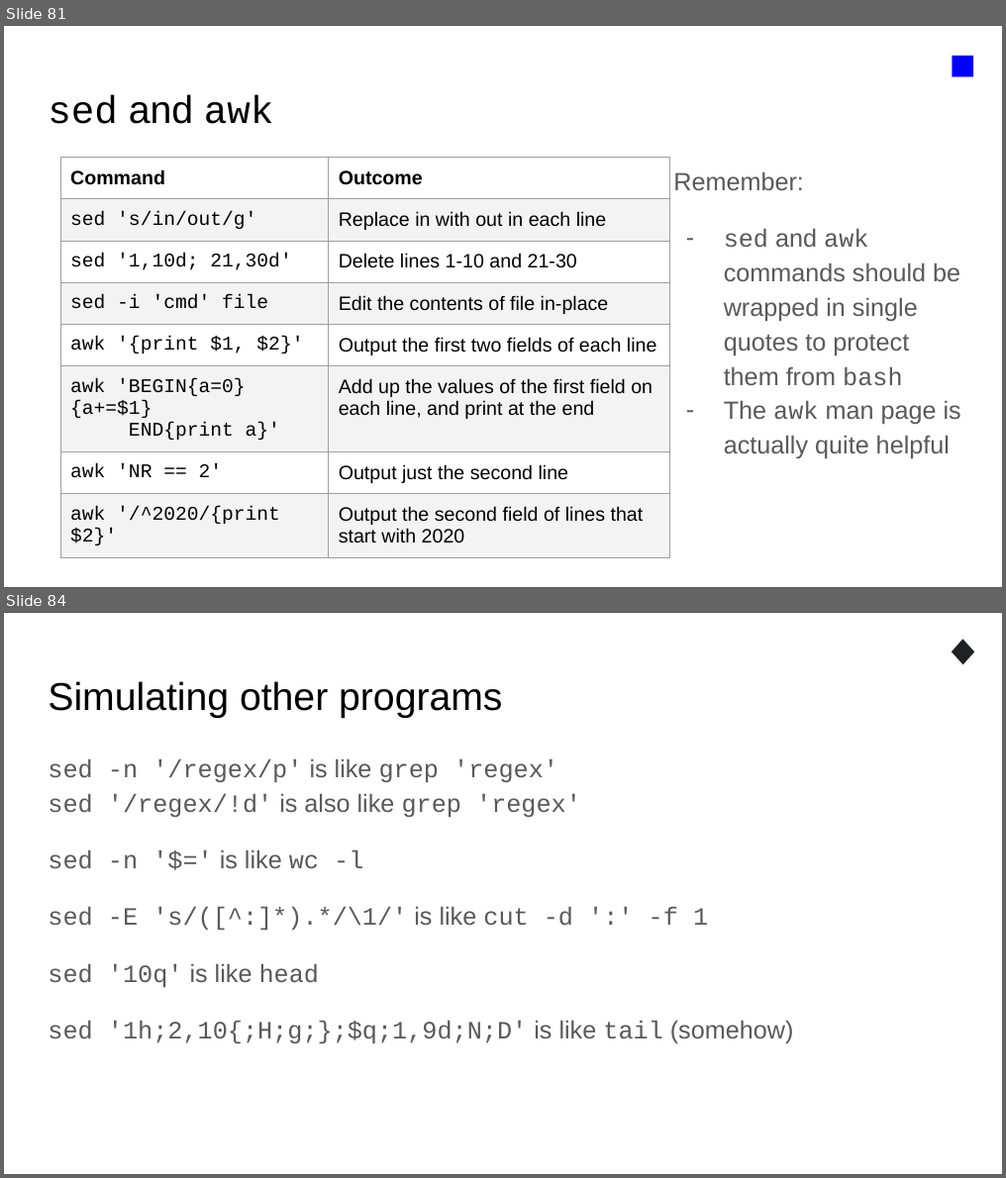
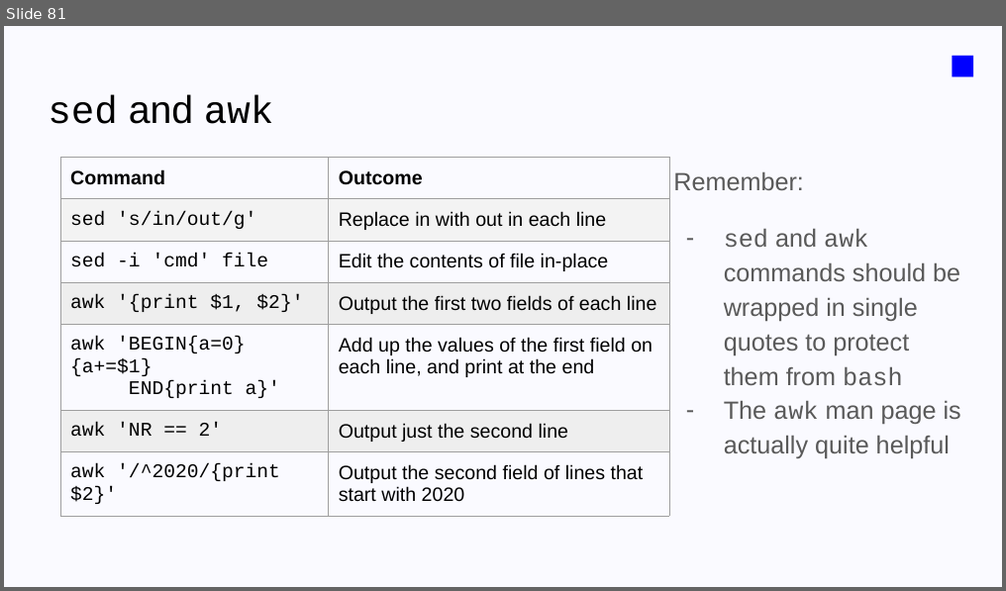
Before and after one commit to itlfiles/docs, a slide deck: Intro to Linux.pptx. Shown one above the other, each under a label of ours: slides 81 and 84 before the commit, slide 81 after it; the slides between them are not shown. The pictures are 1006x1178 and 1006x591 pixels, drawn with LibreOffice and Linux fonts; fonts in the diff are those of the drawing. Boxes give left, top, right and bottom in pixels: in the first picture for what was removed or moved away, otherwise in the second. Text is boxed around its words. In the diff, an @@ line names an element or a change of style, - is before the commit and + after.

```diff
--- a/Intro to Linux.pptx
+++ b/Intro to Linux.pptx
@@ slide 84 removed at bbox=[4, 613, 1002, 1174], background #FFFFFF @@
@@ text removed at bbox=[923, 613, 1002, 687] @@
-◆
@@ title removed at bbox=[48, 681, 502, 718] @@
-Simulating other programs
@@ text removed at bbox=[48, 759, 794, 1044] @@
-sed -n '/regex/p' is like grep 'regex'
-sed '/regex/!d' is also like grep 'regex'
-sed -n '$=' is like wc -l
-sed -E 's/([^:]*).*/\1/' is like cut -d ':' -f 1
-sed '10q' is like head
-sed '1h;2,10{;H;g;};$q;1,9d;N;D' is like tail (somehow)
@@ slide 81 changed as well @@
@@ background #FFFFFF to #FAFAFF @@
@@ table at bbox=[60, 157, 670, 508] @@
-row 3: sed '1,10d; 21,30d' | Delete lines 1-10 and 21-30
```
Also in this commit, not shown: 134 other slides changed, 1 slide added, 1 other slide removed, 1 other file.
